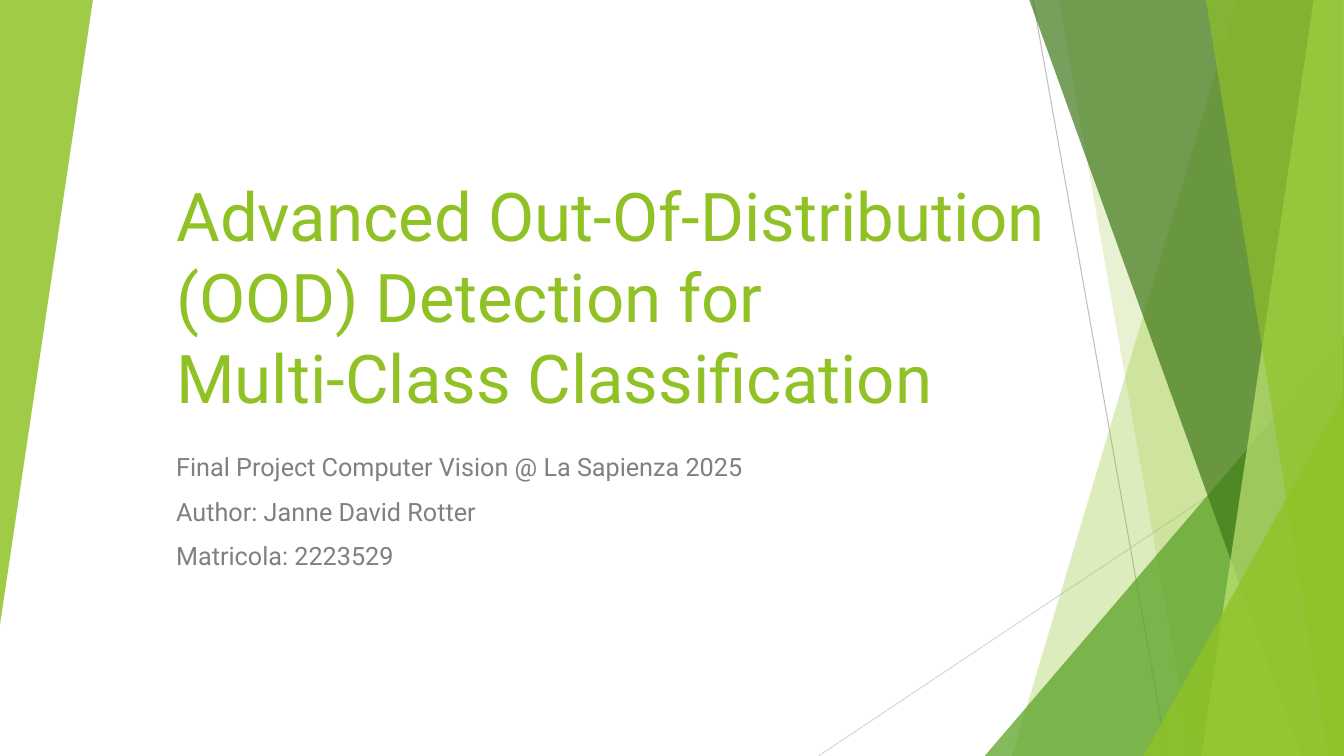
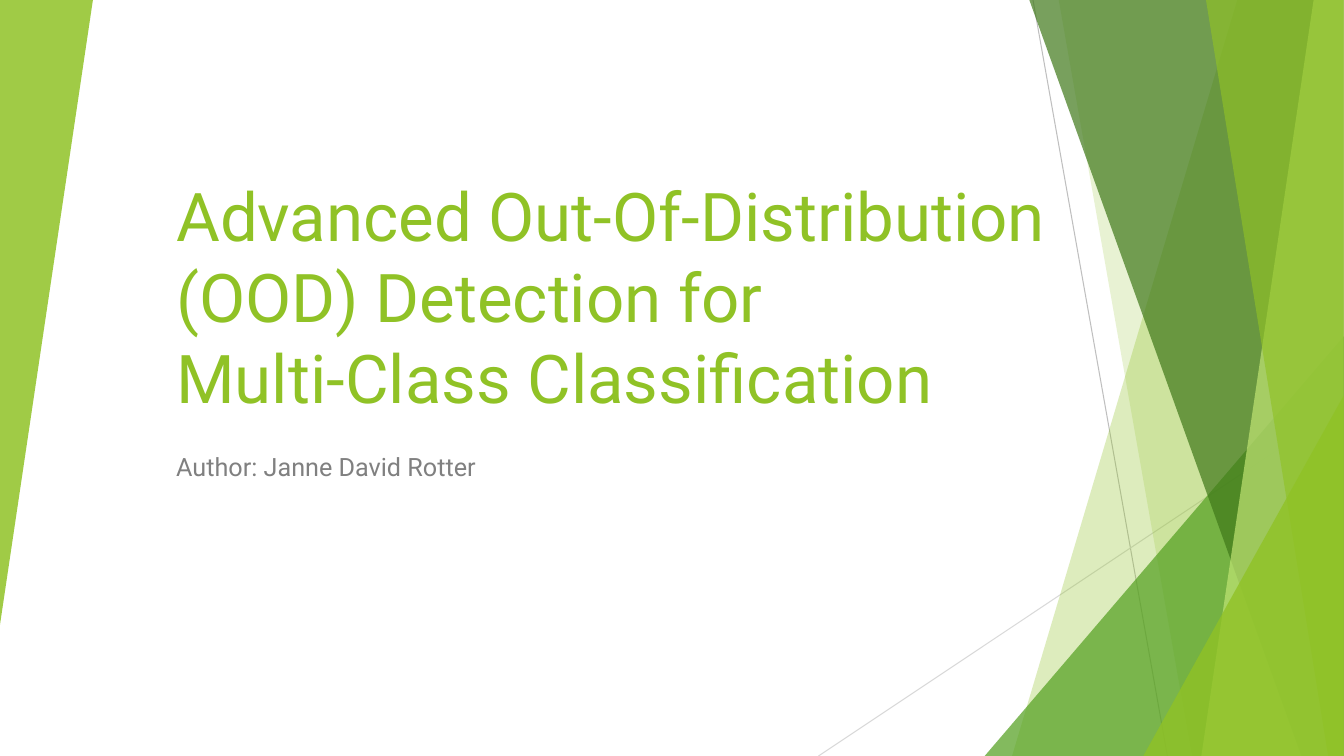
Before and after one commit to Janne-ro/CV-OOD-Detection, a slide deck: slide 1 of Final Presentation.pptx. Drawn at 1344x756 pixels with LibreOffice and Linux fonts; fonts in the diff are those of the drawing. Boxes give left, top, right and bottom in pixels: in the first picture for what was removed or moved away, otherwise in the second. Text is boxed around its words. In the diff, an @@ line names an element or a change of style, - is before the commit and + after.

```diff
--- a/Final Presentation.pptx
+++ b/Final Presentation.pptx
@@ subtitle at (176,457,743,481): paragraph removed @@
-Final Project Computer Vision @ La Sapienza 2025
@@ subtitle at (176,546,393,565): paragraph removed @@
-Matricola: 2223529
```
Also in this commit, not shown: 1 other file.
